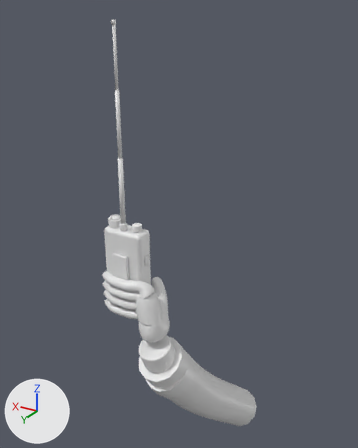
The glTF model game/assets/fp/fp_radio.gltf, before and after one commit.
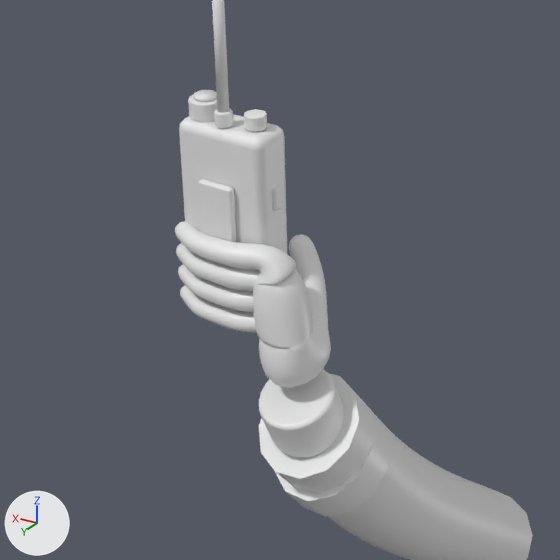
Each version appears first whole from a 50 mm camera at (-0.467, 0.608, 0.415) aimed at (-0.022, -0.134, 0.044), and next in a close-up on the part from 8% to 75% of the width and 39% to 93% of the height. The lights are fixed; the arrows at lower left show +X, +Y and +Z. The last two pictures show the newer version. Vertices at exactly the same position are counted once.

Before the edit, the objects in view are built like this:
```python
me_fp_radio = bpy.data.meshes.new('fp_radio')
me_fp_radio.from_pydata(...)  # 4573 vertices, 9060 faces; spans x -0.162..0.042, y -0.28..0.05, z -0.481..0.404
me_fp_radio.materials.append(mat_m_rxrubber)  # white #e7e7e7
me_fp_radio.materials.append(mat_m_rxplate)  # white #e7e7e7
me_fp_radio.materials.append(mat_m_chrome)  # white #e7e7e7
me_fp_radio.materials.append(mat_m_rubberdark)  # white #e7e7e7
me_fp_radio.materials.append(mat_m_knobknurl)  # white #e7e7e7
me_fp_radio.materials.append(mat_m_cuff)  # white #e7e7e7
me_fp_radio.materials.append(mat_m_sleeve)  # white #e7e7e7
me_fp_radio.materials.append(mat_m_reflective)  # white #e7e7e7
me_fp_radio.materials.append(mat_m_glove)  # white #e7e7e7
ob_fp_radio = bpy.data.objects.new('fp_radio', me_fp_radio)
ob_fp_radio.location = (0.0, 0.0, 0.0)
```
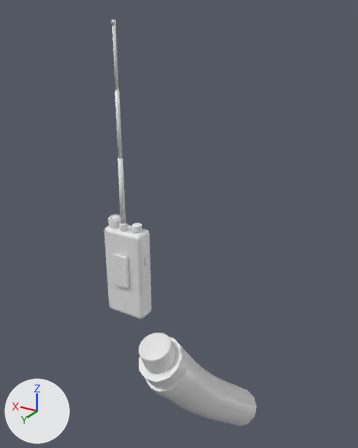
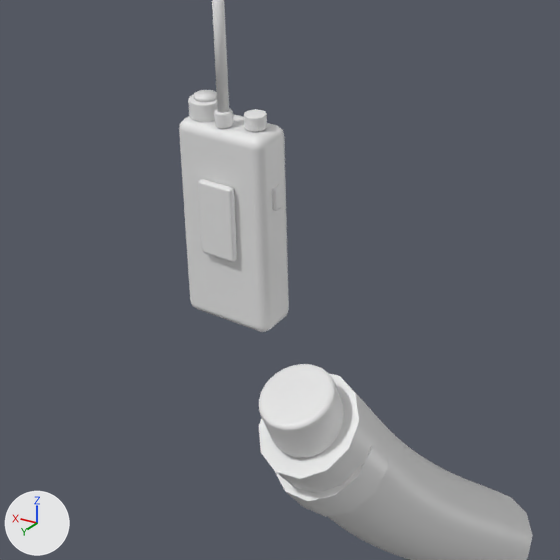
Where the newer file only moved an object's origin or applied its transform, the numbers keep the older frame.

Changed parts and their boxes [x1, y1, x2, y2] in the close-ups (560 x 560 px):
'fp_radio', reshaped
    before: [175, 0, 533, 560]
    after: [179, 0, 533, 560]
part 1 of me_fp_radio, deleted
    before: [175, 221, 331, 387]

Edits to the bpy script that builds the scene:
```text
Change me_fp_radio:
    used by ob_fp_radio; location = (0.0, 0.0, 0.0)
    remove me_fp_radio.from_pydata(...)  # 4573 vertices, 9060 faces; spans x -0.162..0.042, y -0.28..0.05, z -0.481..0.404
    add me_fp_radio.from_pydata(...)  # 1196 vertices, 2320 faces; spans x -0.162..0.041, y -0.28..0.05, z -0.481..0.404
    me_fp_radio part 1: the loose piece of 2993 vertices spanning x -0.085..0.042, y -0.037..0.042, z -0.109..0.002 is deleted
    other edits to the shape of me_fp_radio do not show in these pictures
    remove me_fp_radio.materials.append(mat_m_knobknurl)  # white #e7e7e7
    remove me_fp_radio.materials.append(mat_m_glove)  # white #e7e7e7
```
